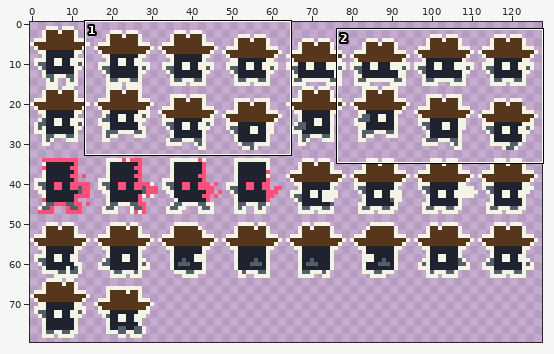
Edited in one commit: sprite sheet (player/PlayerTileset-cowboy.png). Above: a wide view before the commit, with the close-up outlined.
Close-up. As it was:
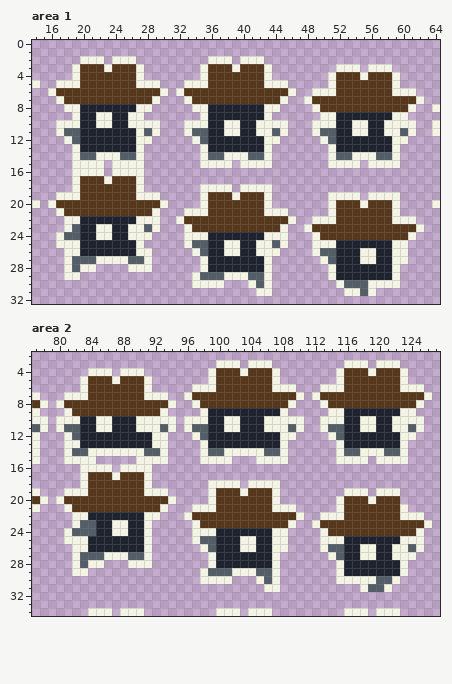
The file is 128x80 pixels. Shown: area 1: x 14..64, y 0..32; area 2: x 77..127, y 2..34.
And afterwards:
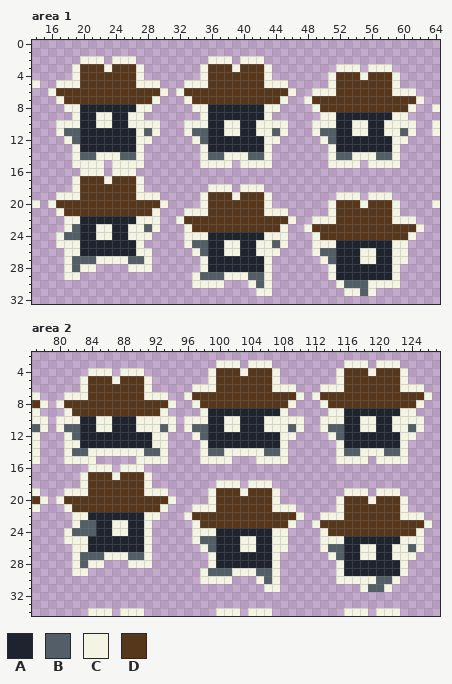
Palette (. is transparent): A #1f232f  B #535e69  C #f4f4e4  D #57371c
From old to new:
Changed rows in their new state; - is an unchanged pixel.
Area 1:
first column x 19:
16 .-------.--------------------------------
18 ----------------.-------.----------------
19 --------------------------------.-------.
Area 2:
first column x 83:
16 .-------.--------------------------------
18 ----------------.-------.----------------
20 ----------------------------------------C
